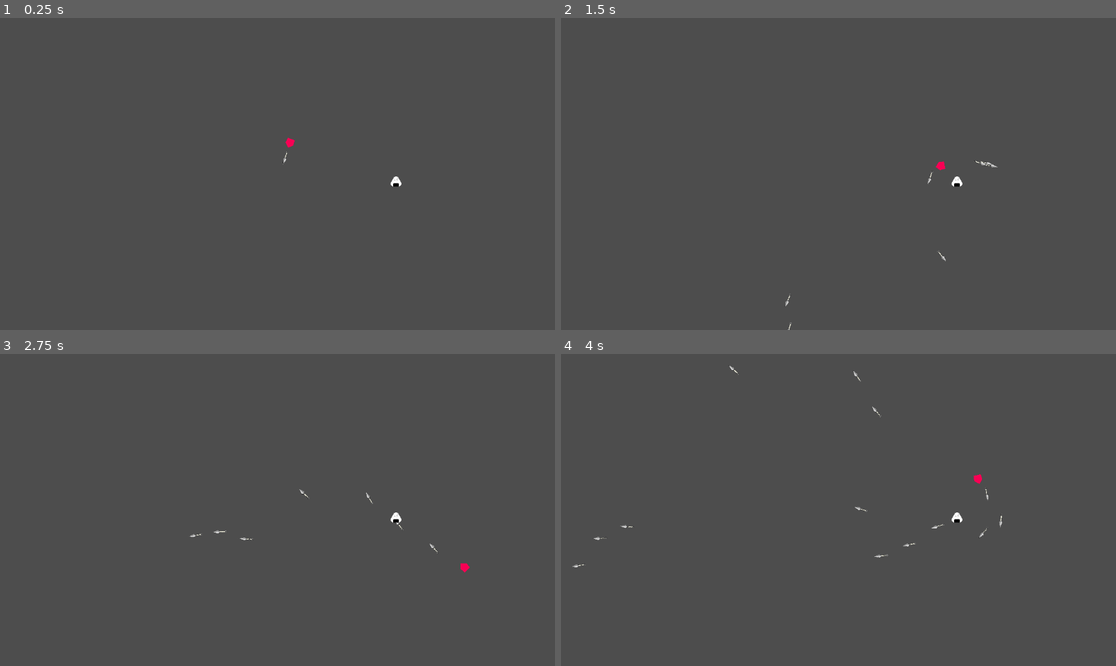
Above: before the commit, frames 1-4 (two rows, left to right).
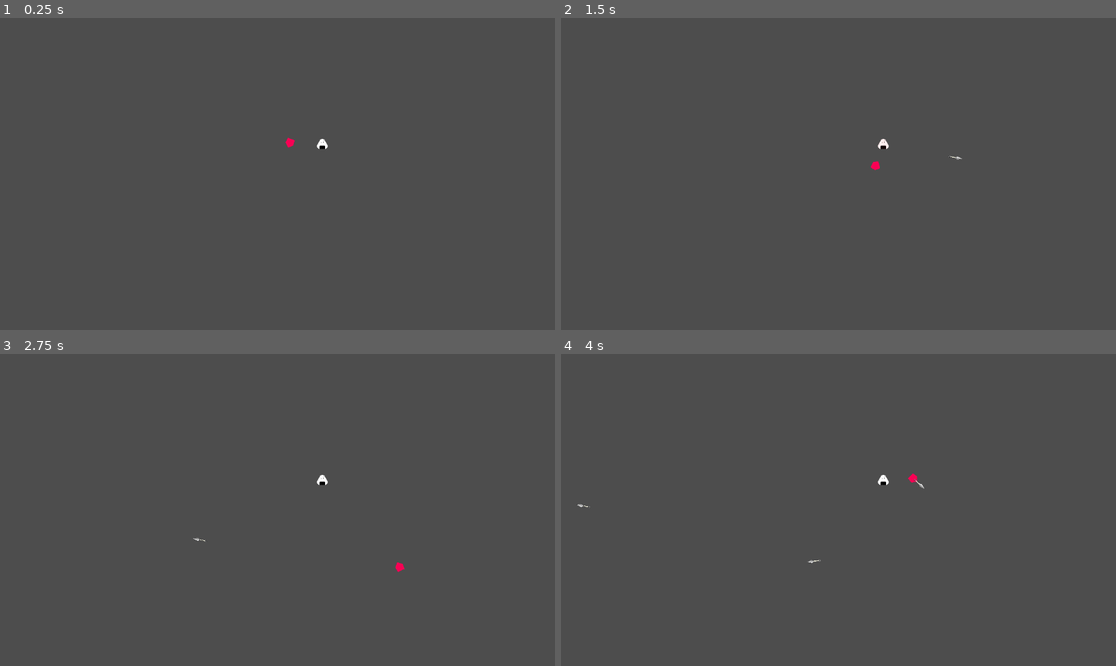
Above: after the commit, the same moments.

Repository: markusphil/godot_tests
Game: Godot game, scene res://scenes/teste_scene.tscn
Two runs of this game, one before a commit and one after it. Both use one fixed random seed, a clock stepped at 60 frames per second and the inputs below. Before the commit the project has no main scene; this scene is started directly in both runs.
Inputs (mouse positions are in pixels of both pictures, inside the frame that each line leads up to):
- Up to frame 1 (0.25 s): no input
- Up to frame 2 (1.5 s): move the mouse to (960, 158) at 0.52 s; hold Right (right) 0.53-1.28 s; move the mouse to (727, 189) at 1.27 s; hold S (down) from 1.28 s (still down)
- Up to frame 3 (2.75 s): move the mouse to (333, 441) at 2.02 s; release S (down) at 2.03 s; hold Right (right) from 2.03 s (still down)
- Up to frame 4 (4 s): move the mouse to (810, 572) at 2.77 s; release Right (right) at 2.78 s; hold W (up) 2.78-3.53 s; move the mouse to (1005, 556) at 3.52 s; hold A (left) from 3.53 s (still down)

The runs differ from the first frame. In frame 1, 0.1% of the frame differs, in the area x 50-73%, y 38-55%; in frame 2, 0.3%; in frame 3, 0.3%; in frame 4, 0.3%, in the area x 2-80%, y 3-69%.

Commit message:
implement enemy hit and death behaviour

Diff:
--- a/components/health/HealthComponent.gd
+++ b/components/health/HealthComponent.gd
@@ -5,7 +5,7 @@
 
 @export var max_health: int
 
-signal took_damage
+signal took_damage(amount: int)
 signal health_depleted
 
 var current_health: int
@@ -18,7 +18,8 @@
 	return current_health
 
 func apply_damage(amount: int):
-	health_depleted.emit()
-	current_health =- amount
+	took_damage.emit(amount)
+	current_health = current_health - amount
+	print(current_health)
 	if current_health <= 0:
 		health_depleted.emit()
--- /dev/null
+++ b/enemies/enemy.gd
@@ -0,0 +1,16 @@
+extends CharacterBody2D
+
+@export var health_component: HealthComponent
+@export var animationPlayer: AnimationPlayer
+
+
+func _ready():
+	health_component.took_damage.connect(_on_took_damage)
+	health_component.health_depleted.connect(_on_health_depleted)
+
+func _on_took_damage(amount:int):
+	# TODO: use the amount to display damage numbers
+	animationPlayer.play("hit")
+
+func _on_health_depleted():
+	animationPlayer.play("death")
--- a/enemies/onigiri/enemy_onigiri.tscn
+++ b/enemies/onigiri/enemy_onigiri.tscn
@@ -1,27 +1,133 @@
-[gd_scene load_steps=11 format=3 uid="uid://c6odwfmy5sj3k"]
+[gd_scene load_steps=15 format=3 uid="uid://c6odwfmy5sj3k"]
 
+[ext_resource type="Script" path="res://enemies/enemy.gd" id="1_d7u0k"]
 [ext_resource type="Texture2D" uid="uid://b7f1njmnpwduh" path="res://enemies/onigiri/Onigiri.svg" id="1_sos5s"]
-[ext_resource type="Shader" path="res://shaders/dissolve.gdshader" id="1_xwnkt"]
+[ext_resource type="Shader" path="res://shaders/hit_flash.gdshader" id="1_v6gfb"]
 [ext_resource type="PackedScene" uid="uid://0wdhpekdchdj" path="res://components/health/health_component.tscn" id="2_aktsv"]
 [ext_resource type="PackedScene" uid="uid://cshykyegbc030" path="res://components/health/hitbox_component.tscn" id="3_8uc50"]
-
-[sub_resource type="FastNoiseLite" id="FastNoiseLite_s257v"]
-seed = 3
-frequency = 0.0257
-
-[sub_resource type="NoiseTexture2D" id="NoiseTexture2D_26qlq"]
-invert = true
-seamless = true
-noise = SubResource("FastNoiseLite_s257v")
+[ext_resource type="Shader" path="res://shaders/dissolve.gdshader" id="5_rwqri"]
 
 [sub_resource type="ShaderMaterial" id="ShaderMaterial_kxts0"]
 resource_local_to_scene = true
-shader = ExtResource("1_xwnkt")
-shader_parameter/dissolve_rate = 0.0
-shader_parameter/dissolve_texture = SubResource("NoiseTexture2D_26qlq")
+shader = ExtResource("1_v6gfb")
+shader_parameter/flash_color = Color(0.988235, 0, 0, 1)
+shader_parameter/flash_strength = 0.0
+
+[sub_resource type="FastNoiseLite" id="FastNoiseLite_46shw"]
+
+[sub_resource type="NoiseTexture2D" id="NoiseTexture2D_7vdwl"]
+seamless = true
+noise = SubResource("FastNoiseLite_46shw")
 
 [sub_resource type="Animation" id="Animation_q8rdm"]
 length = 0.001
+tracks/0/type = "value"
+tracks/0/imported = false
+tracks/0/enabled = true
+tracks/0/path = NodePath("Onigiri:material:shader")
+tracks/0/interp = 1
+tracks/0/loop_wrap = true
+tracks/0/keys = {
+"times": PackedFloat32Array(0),
+"transitions": PackedFloat32Array(1),
+"update": 0,
+"values": [ExtResource("1_v6gfb")]
+}
+tracks/1/type = "value"
+tracks/1/imported = false
+tracks/1/enabled = true
+tracks/1/path = NodePath("Onigiri:material:shader_parameter/flash_strength")
+tracks/1/interp = 1
+tracks/1/loop_wrap = true
+tracks/1/keys = {
+"times": PackedFloat32Array(0),
+"transitions": PackedFloat32Array(1),
+"update": 0,
+"values": [0.0]
+}
+tracks/2/type = "value"
+tracks/2/imported = false
+tracks/2/enabled = true
+tracks/2/path = NodePath("Onigiri:material:shader_parameter/dissolve_texture")
+tracks/2/interp = 1
+tracks/2/loop_wrap = true
+tracks/2/keys = {
+"times": PackedFloat32Array(0),
+"transitions": PackedFloat32Array(1),
+"update": 1,
+"values": [SubResource("NoiseTexture2D_7vdwl")]
+}
+tracks/3/type = "value"
+tracks/3/imported = false
+tracks/3/enabled = true
+tracks/3/path = NodePath("Onigiri:material:shader_parameter/dissolve_rate")
+tracks/3/interp = 1
+tracks/3/loop_wrap = true
+tracks/3/keys = {
+"times": PackedFloat32Array(0),
+"transitions": PackedFloat32Array(1),
+"update": 0,
+"values": [0.0]
+}
+
+[sub_resource type="Animation" id="Animation_vbqp1"]
+resource_name = "death"
+tracks/0/type = "value"
+tracks/0/imported = false
+tracks/0/enabled = true
+tracks/0/path = NodePath("Onigiri:material:shader")
+tracks/0/interp = 1
+tracks/0/loop_wrap = true
+tracks/0/keys = {
+"times": PackedFloat32Array(0),
+"transitions": PackedFloat32Array(1),
+"update": 0,
+"values": [ExtResource("5_rwqri")]
+}
+tracks/1/type = "value"
+tracks/1/imported = false
+tracks/1/enabled = true
+tracks/1/path = NodePath("Onigiri:material:shader_parameter/dissolve_texture")
+tracks/1/interp = 1
+tracks/1/loop_wrap = true
+tracks/1/keys = {
+"times": PackedFloat32Array(0),
+"transitions": PackedFloat32Array(1),
+"update": 1,
+"values": [SubResource("NoiseTexture2D_7vdwl")]
+}
+tracks/2/type = "value"
+tracks/2/imported = false
+tracks/2/enabled = true
+tracks/2/path = NodePath("Onigiri:material:shader_parameter/dissolve_rate")
+tracks/2/interp = 1
+tracks/2/loop_wrap = true
+tracks/2/keys = {
+"times": PackedFloat32Array(0, 0.7),
+"transitions": PackedFloat32Array(1, 1),
+"update": 0,
+"values": [0.0, 1.0]
+}
+tracks/3/type = "method"
+tracks/3/imported = false
+tracks/3/enabled = true
+tracks/3/path = NodePath(".")
+tracks/3/interp = 1
+tracks/3/loop_wrap = true
+tracks/3/keys = {
+"times": PackedFloat32Array(0, 0.8),
+"transitions": PackedFloat32Array(1, 1),
+"values": [{
+"args": [false],
+"method": &"set_physics_process"
+}, {
+"args": [],
+"method": &"queue_free"
+}]
+}
+
+[sub_resource type="Animation" id="Animation_g6sig"]
+resource_name = "hitAnimation"
 tracks/0/type = "value"
 tracks/0/imported = false
 tracks/0/enabled = true
@@ -29,53 +135,59 @@
 tracks/0/interp = 1
 tracks/0/loop_wrap = true
 tracks/0/keys = {
+"times": PackedFloat32Array(0, 0.25, 0.5),
+"transitions": PackedFloat32Array(1, 1, 1),
+"update": 0,
+"values": [0.0, 0.5, 0.0]
+}
+tracks/1/type = "value"
+tracks/1/imported = false
+tracks/1/enabled = true
+tracks/1/path = NodePath("Onigiri:material:shader")
+tracks/1/interp = 1
+tracks/1/loop_wrap = true
+tracks/1/keys = {
 "times": PackedFloat32Array(0),
 "transitions": PackedFloat32Array(1),
 "update": 0,
-"values": [0.0]
-}
-
-[sub_resource type="Animation" id="Animation_53lj3"]
-resource_name = "hit"
-length = 0.75
-tracks/0/type = "value"
-tracks/0/imported = false
-tracks/0/enabled = true
-tracks/0/path = NodePath("Onigiri:material:shader_parameter/flash_strength")
-tracks/0/interp = 1
-tracks/0/loop_wrap = true
-tracks/0/keys = {
-"times": PackedFloat32Array(0, 0.3, 0.6),
-"transitions": PackedFloat32Array(1, 1, 1),
-"update": 0,
-"values": [0.0, 0.75, 0.0]
+"values": [ExtResource("1_v6gfb")]
 }
 
 [sub_resource type="AnimationLibrary" id="AnimationLibrary_vdstp"]
 _data = {
 "RESET": SubResource("Animation_q8rdm"),
-"hit": SubResource("Animation_53lj3")
+"death": SubResource("Animation_vbqp1"),
+"hit": SubResource("Animation_g6sig")
 }
 
-[node name="enemy_onigiri" type="CharacterBody2D"]
+[sub_resource type="CircleShape2D" id="CircleShape2D_0m2my"]
+radius = 5.0
+
+[node name="enemy_onigiri" type="CharacterBody2D" node_paths=PackedStringArray("health_component", "animationPlayer")]
+script = ExtResource("1_d7u0k")
+health_component = NodePath("health_component")
+animationPlayer = NodePath("AnimationPlayer")
 
 [node name="Onigiri" type="Sprite2D" parent="."]
 material = SubResource("ShaderMaterial_kxts0")
-position = Vector2(822, 341)
 scale = Vector2(0.197802, 0.197802)
 texture = ExtResource("1_sos5s")
 
 [node name="health_component" parent="." instance=ExtResource("2_aktsv")]
-position = Vector2(822, 341)
 scale = Vector2(0.197802, 0.197802)
+max_health = 15
 
-[node name="hitbox_component" parent="." instance=ExtResource("3_8uc50")]
+[node name="hitbox_component" parent="." node_paths=PackedStringArray("health") instance=ExtResource("3_8uc50")]
+collision_layer = 5
+health = NodePath("../health_component")
 
-[node name="CollisionPolygon2D" type="CollisionPolygon2D" parent="hitbox_component"]
-visible = false
-polygon = PackedVector2Array(816, 350, 812, 348, 811, 343, 817, 332, 821, 329, 823, 329, 827, 332, 833, 342, 832, 348, 828, 350)
+[node name="HitboxShape" type="CollisionPolygon2D" parent="hitbox_component"]
+polygon = PackedVector2Array(-11, 1, -5, -9, -3, -11, 0, -12, 3, -11, 5, -9, 11, 1, 11, 5, 9, 8, 6, 9, -6, 9, -9, 8, -11, 5)
 
 [node name="AnimationPlayer" type="AnimationPlayer" parent="."]
 libraries = {
 "": SubResource("AnimationLibrary_vdstp")
 }
+
+[node name="CollisionShape2D" type="CollisionShape2D" parent="."]
+shape = SubResource("CircleShape2D_0m2my")
--- a/player/player.tscn
+++ b/player/player.tscn
@@ -23,4 +23,4 @@
 
 [node name="kunai_emitter" parent="." instance=ExtResource("3_x8152")]
 position = Vector2(20, -8.93276e-05)
-fire_rate = 320.0
+fire_rate = 60.0
--- a/project.godot
+++ b/project.godot
@@ -11,6 +11,7 @@
 [application]
 
 config/name="Test"
+run/main_scene="res://scenes/teste_scene.tscn"
 config/features=PackedStringArray("4.1", "Mobile")
 config/icon="res://icon.svg"
 
@@ -73,6 +74,12 @@
 ]
 }
 
+[layer_names]
+
+2d_physics/layer_1="Collision"
+2d_physics/layer_2="Player Dmg"
+2d_physics/layer_3="Enemy Dmg"
+
 [rendering]
 
 renderer/rendering_method="mobile"
--- a/scenes/teste_scene.tscn
+++ b/scenes/teste_scene.tscn
@@ -1,27 +1,11 @@
-[gd_scene load_steps=5 format=3 uid="uid://b80p1cf8ovmg8"]
+[gd_scene load_steps=3 format=3 uid="uid://b80p1cf8ovmg8"]
 
 [ext_resource type="PackedScene" uid="uid://cmu2btdws6ols" path="res://player/player_spawner.tscn" id="1_2j0od"]
-[ext_resource type="Texture2D" uid="uid://b7f1njmnpwduh" path="res://enemies/onigiri/Onigiri.svg" id="2_nwdgo"]
-[ext_resource type="PackedScene" uid="uid://0wdhpekdchdj" path="res://components/health/health_component.tscn" id="3_7bw56"]
-[ext_resource type="PackedScene" uid="uid://cshykyegbc030" path="res://components/health/hitbox_component.tscn" id="4_03fve"]
+[ext_resource type="PackedScene" uid="uid://c6odwfmy5sj3k" path="res://enemies/onigiri/enemy_onigiri.tscn" id="1_2om0n"]
 
 [node name="teste_scene" type="Node2D"]
 
+[node name="enemy_onigiri" parent="." instance=ExtResource("1_2om0n")]
+position = Vector2(669, 263)
+
 [node name="player_spawner" parent="." instance=ExtResource("1_2j0od")]
-
-[node name="enemie_onigiri" type="CharacterBody2D" parent="."]
-
-[node name="Onigiri" type="Sprite2D" parent="enemie_onigiri"]
-position = Vector2(822, 341)
-scale = Vector2(0.197802, 0.197802)
-texture = ExtResource("2_nwdgo")
-
-[node name="health_component" parent="enemie_onigiri" instance=ExtResource("3_7bw56")]
-position = Vector2(822, 341)
-scale = Vector2(0.197802, 0.197802)
-
-[node name="hitbox_component" parent="enemie_onigiri" node_paths=PackedStringArray("health") instance=ExtResource("4_03fve")]
-health = NodePath("../health_component")
-
-[node name="CollisionPolygon2D" type="CollisionPolygon2D" parent="enemie_onigiri/hitbox_component"]
-polygon = PackedVector2Array(816, 350, 812, 348, 811, 343, 817, 332, 821, 329, 823, 329, 827, 332, 833, 342, 832, 348, 828, 350)
